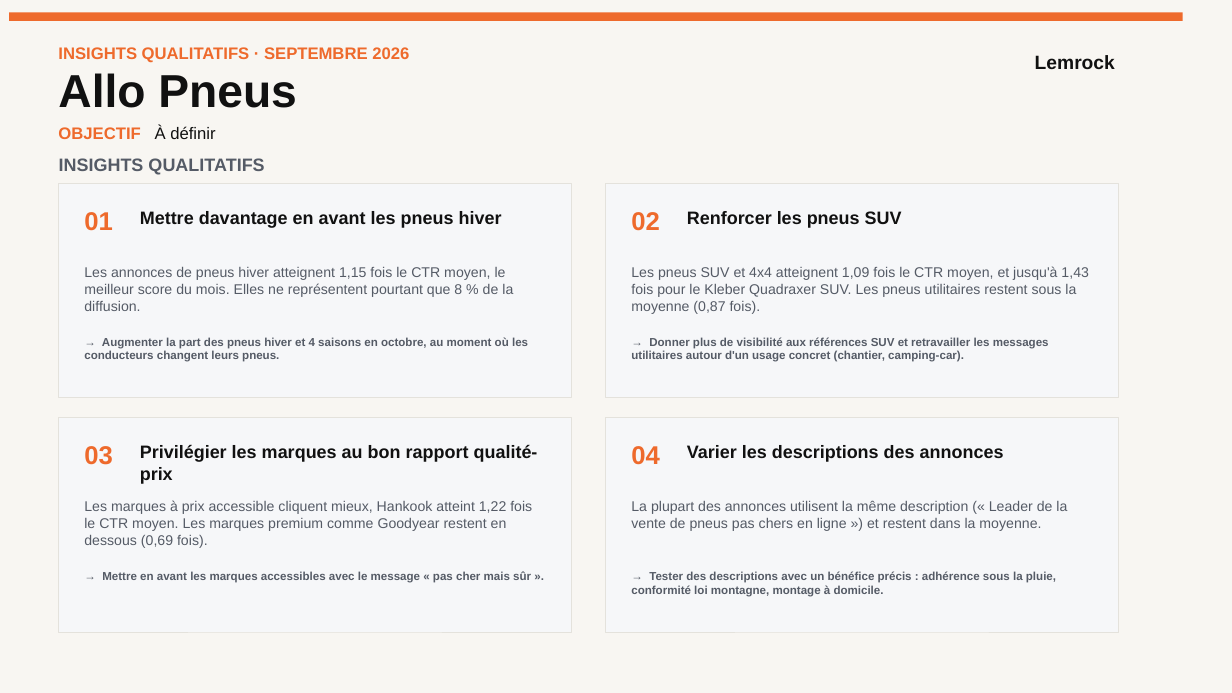
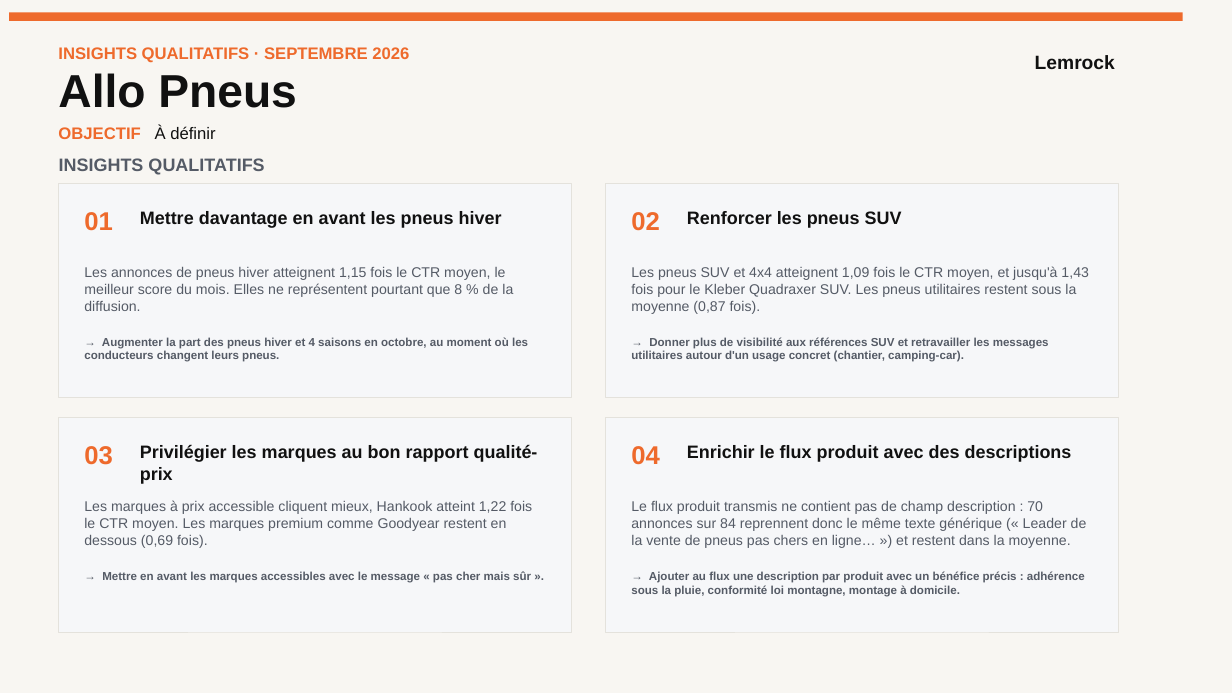
Before and after one commit to stephanemonmarson-creator/Lemrock, a slide deck: slide 2 of rapports/septembre/121026_Customer Success_Septembre 26.pptx. Drawn at 1232x693 pixels with LibreOffice and Linux fonts; fonts in the diff are those of the drawing. Boxes give left, top, right and bottom in pixels: in the first picture for what was removed or moved away, otherwise in the second. Text is boxed around its words. In the diff, an @@ line names an element or a change of style, - is before the commit and + after.

```diff
--- a/rapports/septembre/121026_Customer Success_Septembre 26.pptx
+++ b/rapports/septembre/121026_Customer Success_Septembre 26.pptx
@@ text at (687,445,1072,462): text changed @@
-Varier les descriptions des annonces
+Enrichir le flux produit avec des descriptions
@@ text at (631,501,1087,548): text changed @@
-La plupart des annonces utilisent la même description (« Leader de la vente de pneus pas chers en ligne ») et restent dans la moyenne.
+Le flux produit transmis ne contient pas de champ description : 70 annonces sur 84 reprennent donc le même texte générique (« Leader de la vente de pneus pas chers en ligne… ») et restent dans la moyenne.
@@ text at (631,571,1085,597): text changed @@
-→ Tester des descriptions avec un bénéfice précis : adhérence sous la pluie, conformité loi montagne, montage à domicile.
+→ Ajouter au flux une description par produit avec un bénéfice précis : adhérence sous la pluie, conformité loi montagne, montage à domicile.
```
Also in this commit, not shown: 3 other files.
